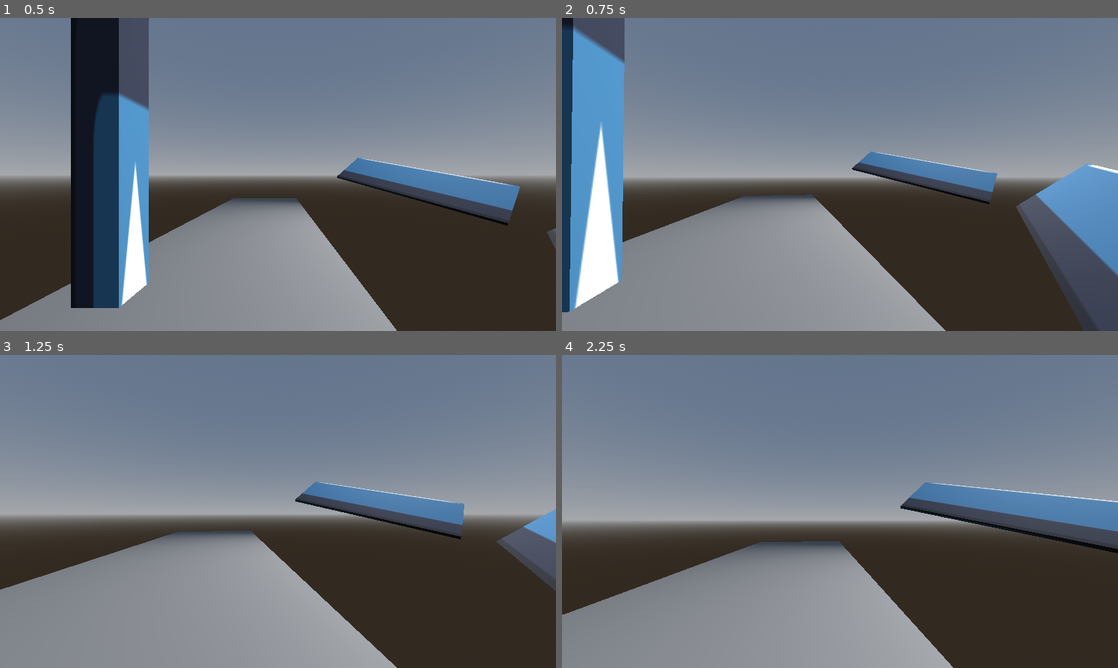
Above: before the commit, frames 1-4 (two rows, left to right).
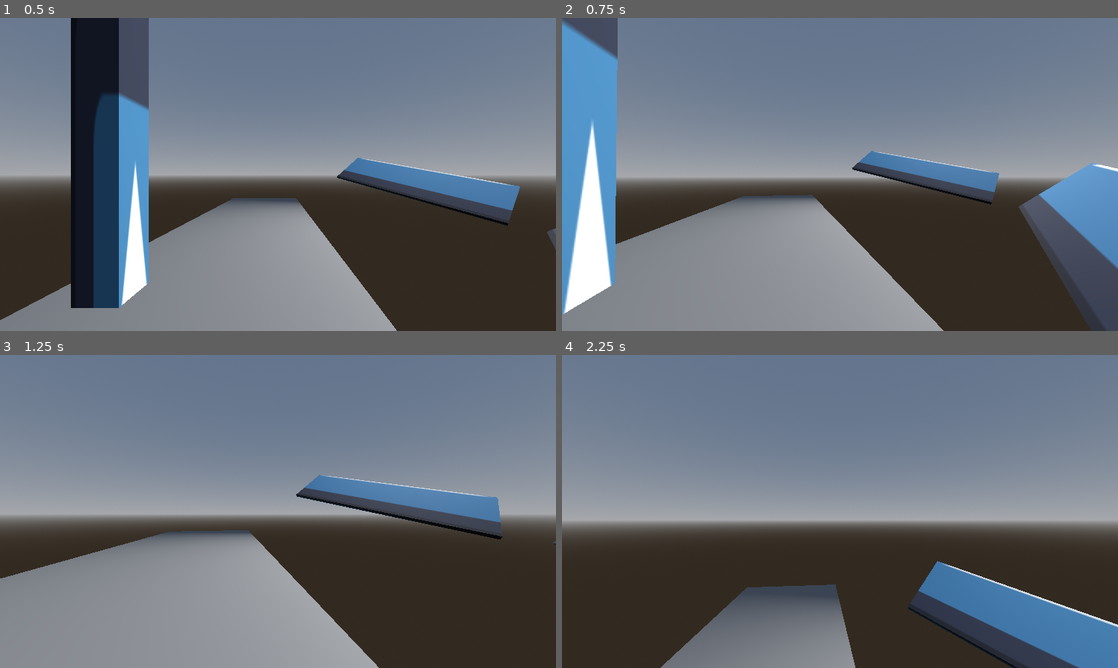
Above: after the commit, the same moments.

Repository: DanTheDan64/titan-trackers
Game: Godot game, scene res://test_scene.tscn
Two runs of this game, one before a commit and one after it. Both use one fixed random seed, a clock stepped at 60 frames per second and the inputs below. The engine's default icon, where the game draws it, is replaced by a stand-in: a white triangle on a blue panel in a dark square.
Inputs (mouse positions are in pixels of both pictures, inside the frame that each line leads up to):
- Up to frame 1 (0.5 s): no input
- Up to frame 2 (0.75 s): move the mouse to (867, 174) at 0.52 s; hold W (up) from 0.53 s (still down); hold Right mouse button (shoot) from 0.53 s (still down)
- Up to frame 3 (1.25 s): keep holding W (up); keep holding Right mouse button (shoot); tap Space (jump) at 0.77 s
- Up to frame 4 (2.25 s): keep holding W (up); move the mouse to (812, 511) at 1.27 s; release Right mouse button (shoot) at 1.28 s; click (812, 511) at 1.35 s; tap Space (jump) at 1.52 s; right-click (812, 511) at 1.55 s; move the mouse to (851, 505) at 2.02 s; hold Right mouse button (shoot) from 2.03 s (still down)

Frame 1 is identical in both runs. In frame 2, 5.6% of the frame differs, in the area x 0-100%, y 0-100%; in frame 3, 6.0%; in frame 4, 30%, in the area x 0-100%, y 40-100%.

Commit message:
boost

Diff:
--- a/Titan Trackers/player.gd
+++ b/Titan Trackers/player.gd
@@ -49,6 +49,8 @@
 		$"..".global_rotation_degrees = Vector3.ZERO
 		position = Vector3.ZERO
 
+	if Input.is_action_pressed("shoot"):
+		$"../..".linear_velocity += -$"../cam".transform.basis.z
 
 	match state:
 		"walking": walking(delta)
